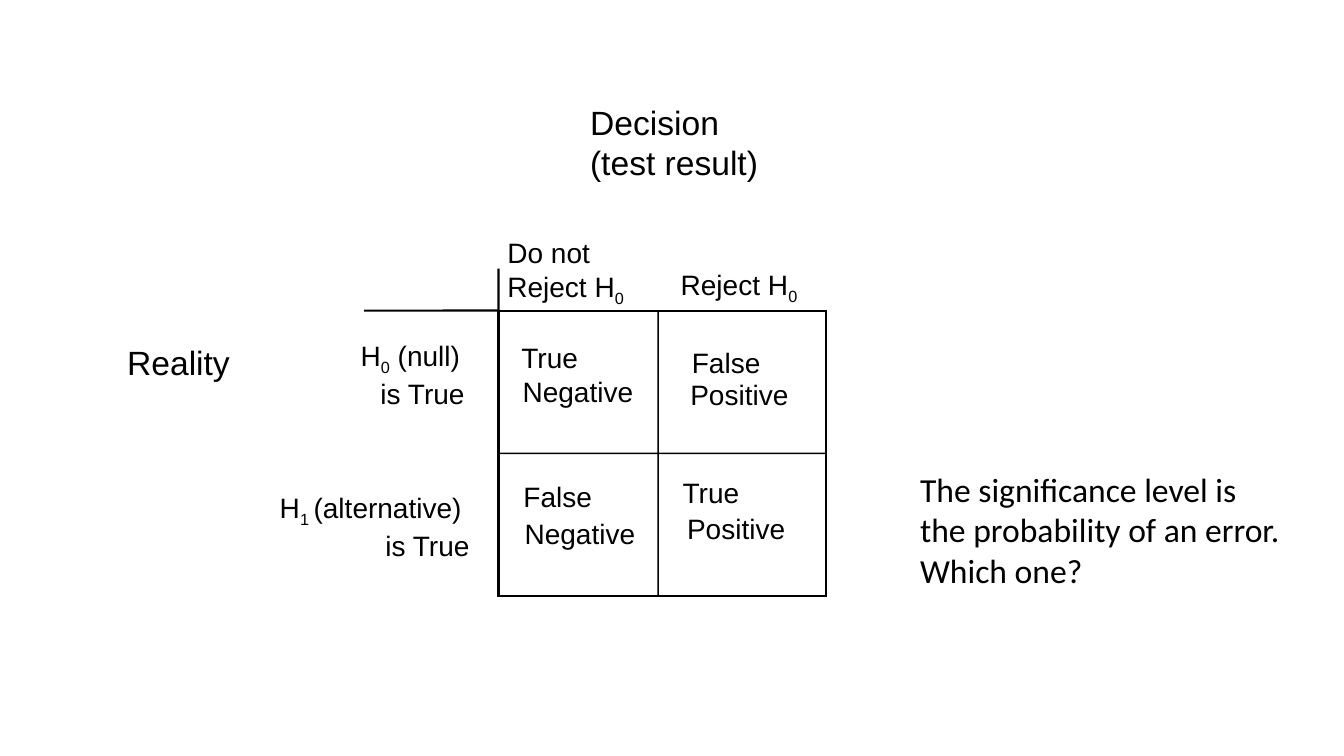
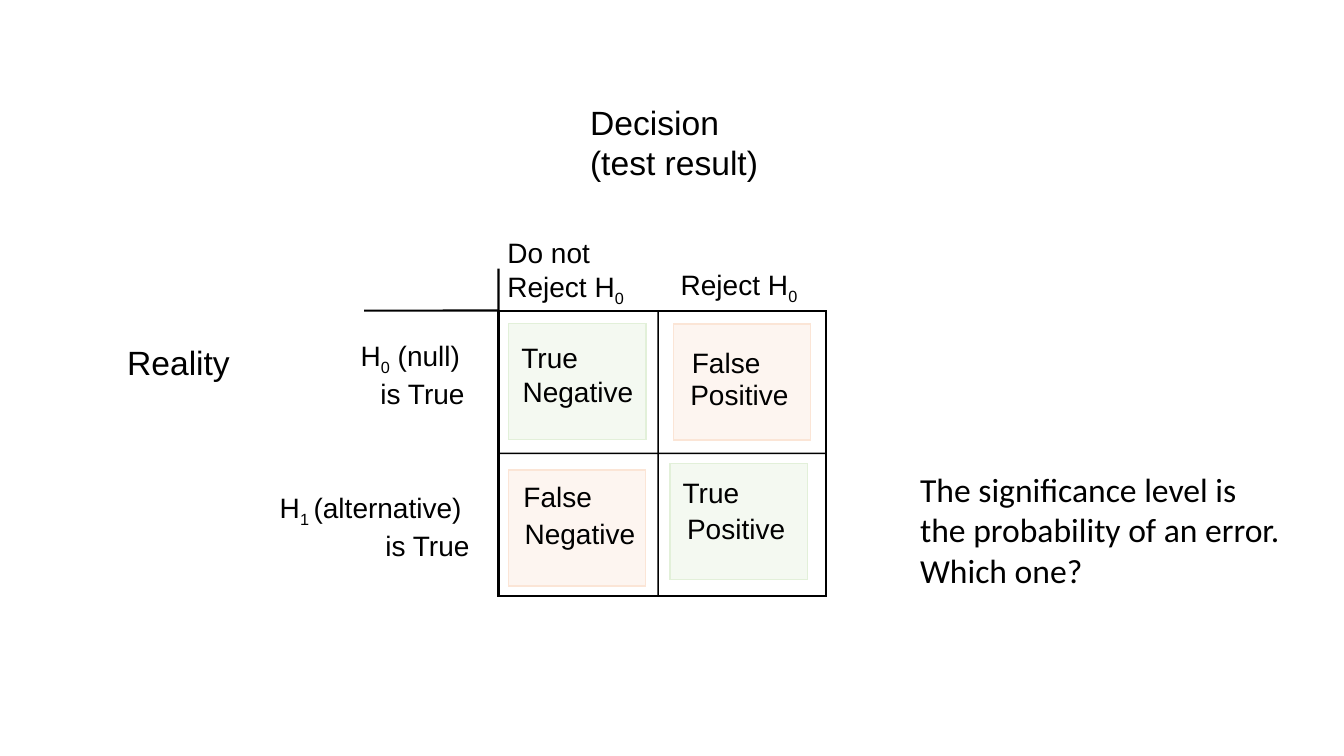
Before and after one commit to USCbiostats/LAsBEST, a slide deck: slide 15 of google-drive/week02/2Tues/1_lasbest-hypothesis-testing.pptx (slide 17 before the commit). Drawn at 1344x756 pixels with LibreOffice and Linux fonts; fonts in the diff are those of the drawing; background and template pictures are left out. Boxes give left, top, right and bottom in pixels: in the first picture for what was removed or moved away, otherwise in the second. Text is boxed around its words. In the diff, an @@ line names an element or a change of style, - is before the commit and + after.

```diff
--- a/google-drive/week02/2Tues/1_lasbest-hypothesis-testing.pptx
+++ b/google-drive/week02/2Tues/1_lasbest-hypothesis-testing.pptx
@@ rectangle added at (x1=509, y1=324, x2=646, y2=440), fill #E2F0D9 at 36% opacity, outline #E2F0D9 1 pt @@
@@ rectangle added at (x1=674, y1=324, x2=811, y2=440), fill #FBE5D6 at 36% opacity, outline #FBE5D6 1 pt @@
@@ rectangle added at (x1=509, y1=470, x2=646, y2=586), fill #FBE5D6 at 36% opacity, outline #FBE5D6 1 pt @@
@@ rectangle added at (x1=670, y1=464, x2=808, y2=580), fill #E2F0D9 at 36% opacity, outline #E2F0D9 1 pt @@
```
Also in this commit, not shown: 7 other slides changed, 2 slides added, 4 slides removed, 1 other file.
